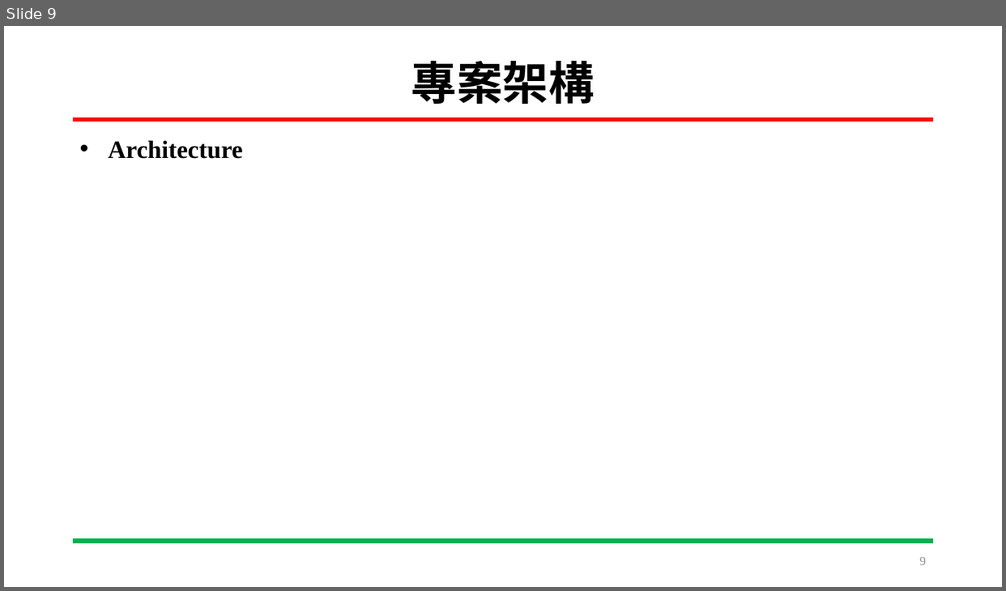
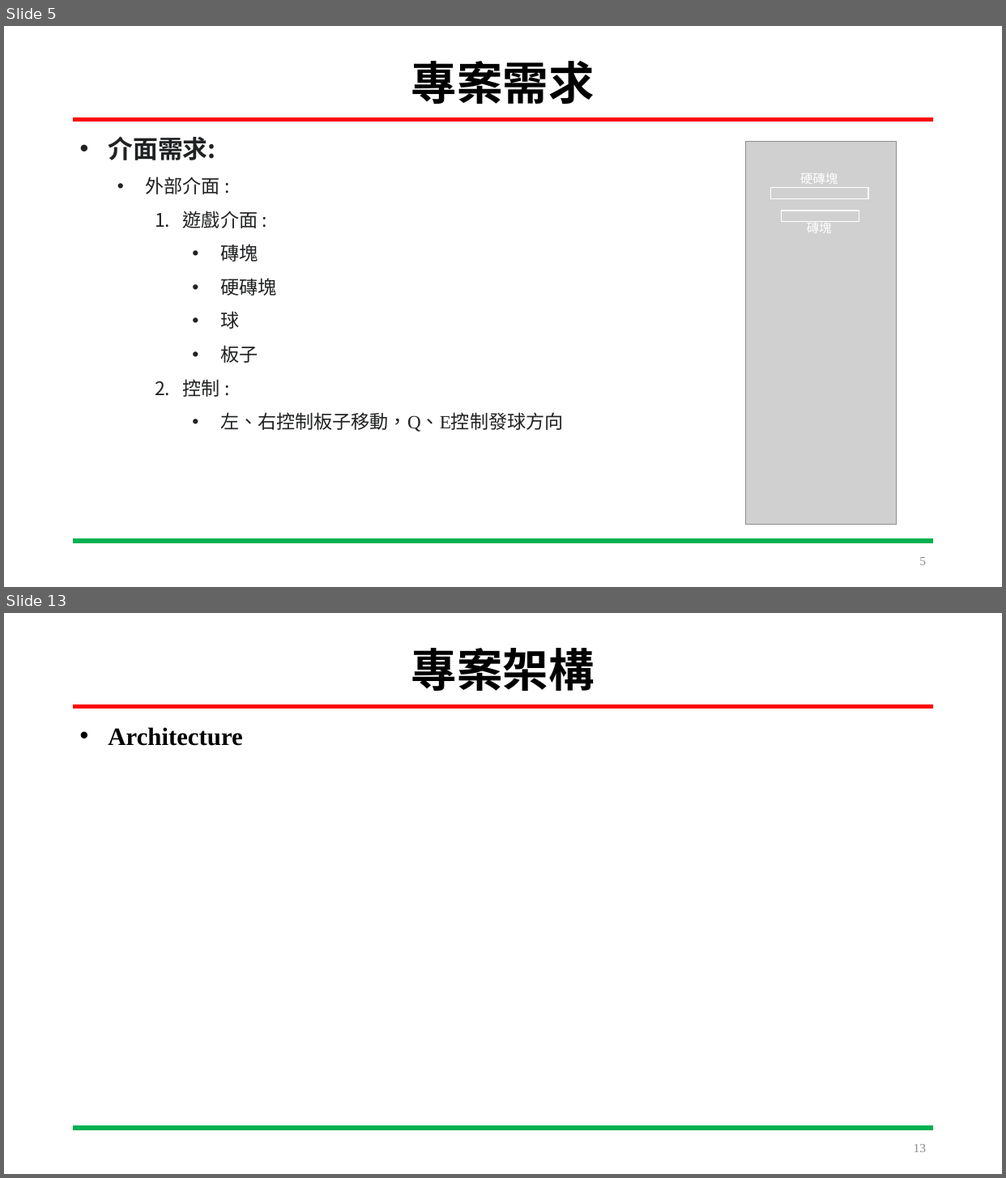
Before and after one commit to HOURFA/ML, a slide deck: final_project/DevelopmentLog/ML_finalproject.pptx. Shown one above the other, each under a label of ours: slide 9 before the commit, slides 5 and 13 after it; the slides between them are not shown. The pictures are 1006x591 and 1006x1178 pixels, drawn with LibreOffice and Linux fonts; fonts in the diff are those of the drawing; grey boxes stand for pictures. Boxes give left, top, right and bottom in pixels: in the first picture for what was removed or moved away, otherwise in the second. Text is boxed around its words. In the diff, an @@ line names an element or a change of style, - is before the commit and + after.

```diff
--- a/final_project/DevelopmentLog/ML_finalproject.pptx
+++ b/final_project/DevelopmentLog/ML_finalproject.pptx
@@ slide 5 added at (4, 26, 1002, 587), background #FFFFFF; not listed: 2 template elements that a slide beside it also shows @@
@@ title added at (411, 61, 594, 104), 44 pt, text #000000, bold @@
+專案需求
@@ text added at (108, 136, 564, 432), 18 pt, text #202122 @@
+• 介面需求:
+  • 外部介面 :
+    1. 遊戲介面 :
+      • 磚塊
+      • 硬磚塊
+      • 球
+      • 板子
+    2. 控制 :
+      • 左、右控制板子移動，Q、E控制發球方向
@@ picture added at (746, 141, 897, 525) @@
@@ rectangle added at (770, 188, 868, 199), outline #FFFFFF 1 pt @@
@@ text added at (800, 173, 837, 184), 12 pt, text #FFFFFF @@
+硬磚塊
@@ rectangle added at (781, 211, 859, 222), outline #FFFFFF 1 pt @@
@@ text added at (807, 221, 832, 233), 12 pt, text #FFFFFF @@
+磚塊
@@ page number added at (919, 557, 926, 565), 12 pt, text #8C8C8C @@
+5
@@ what was slide 9 is now slide 13 @@
@@ page number at (914, 1144, 926, 1152): text changed @@
-9
+13
```
Also in this commit, not shown: 8 slides changed, 3 other slides added.
